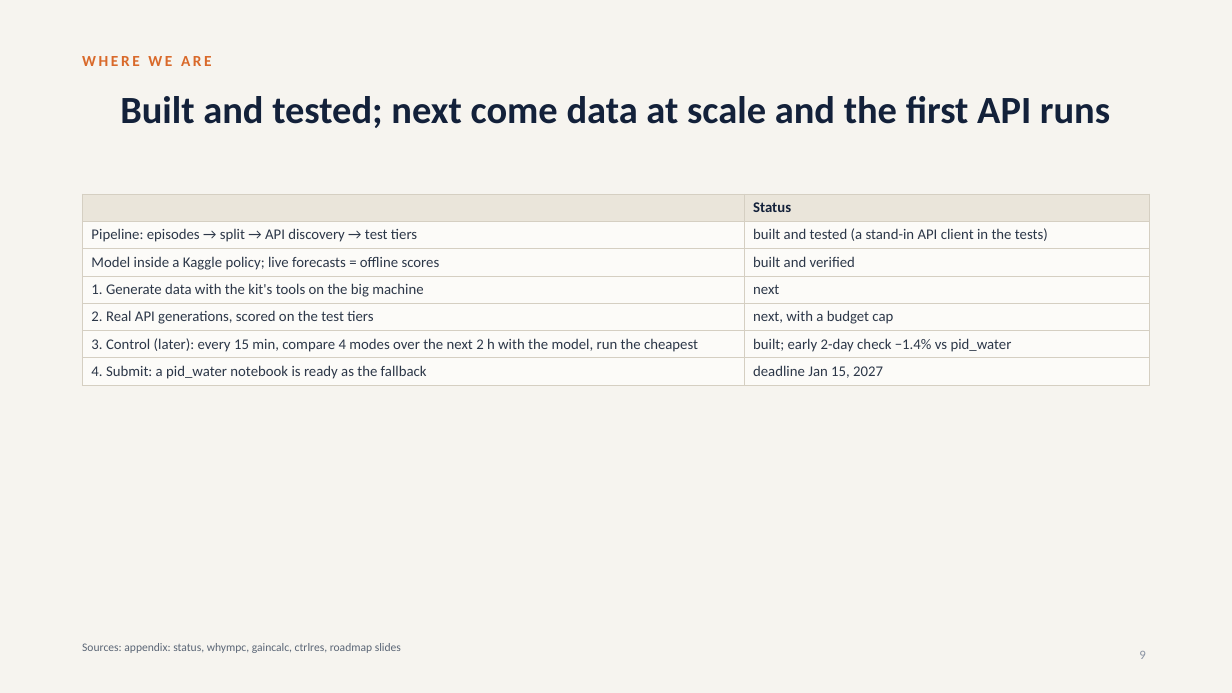
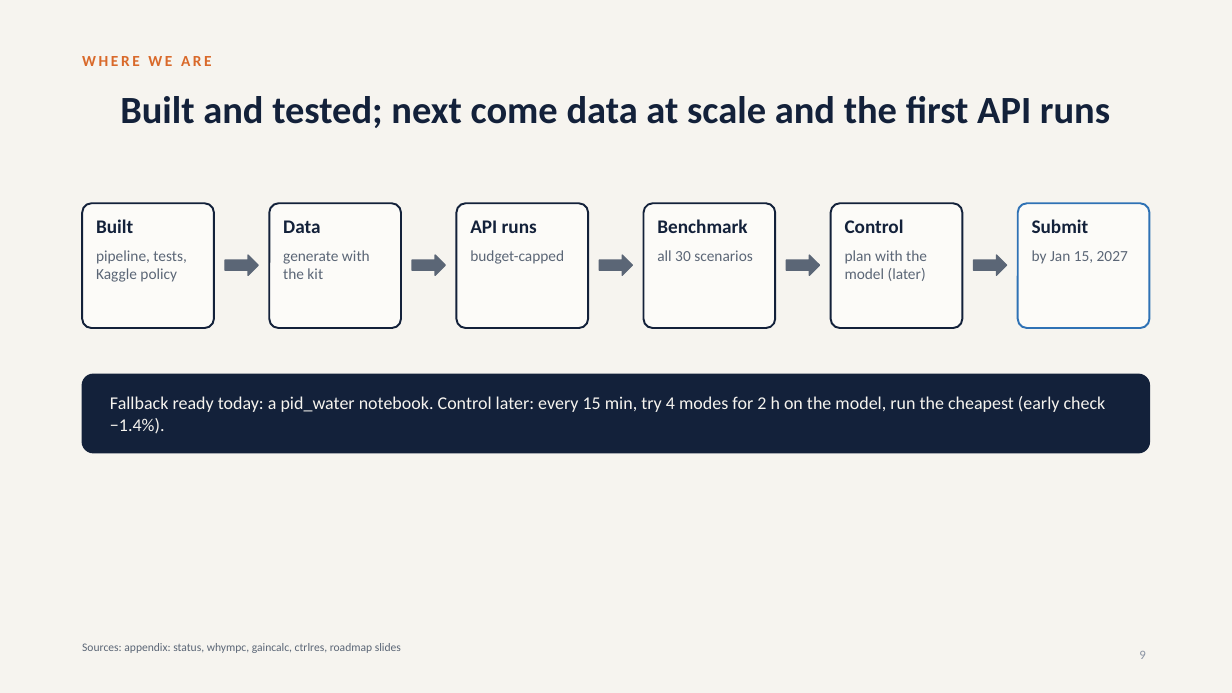
Before and after one commit to srivathsanb14/working-code, a slide deck: slide 9 of docs/One_Controller_for_Every_Building_meeting.pptx. Drawn at 1232x693 pixels with LibreOffice and Linux fonts; fonts in the diff are those of the drawing. Boxes give left, top, right and bottom in pixels: in the first picture for what was removed or moved away, otherwise in the second. Text is boxed around its words. In the diff, an @@ line names an element or a change of style, - is before the commit and + after.

```diff
--- a/docs/One_Controller_for_Every_Building_meeting.pptx
+++ b/docs/One_Controller_for_Every_Building_meeting.pptx
@@ table removed at [82,194,1150,383], 7 rows, 2 columns @@
- | Status
-Pipeline: episodes → split → API discovery → test tiers | built and tested (a stand-in API client in the tests)
-Model inside a Kaggle policy; live forecasts = offline scores | built and verified
-1. Generate data with the kit's tools on the big machine | next
-2. Real API generations, scored on the test tiers | next, with a budget cap
-3. Control (later): every 15 min, compare 4 modes over the next 2 h with the model, run the cheapest | built; early 2-day check −1.4% vs pid_water
-4. Submit: a pid_water notebook is ready as the fallback | deadline Jan 15, 2027
@@ rounded rectangle added at [82,203,214,328], fill #FCFBF8, outline #13213A 1.5 pt @@
@@ rounded rectangle added at [270,203,402,328], fill #FCFBF8, outline #13213A 1.5 pt @@
@@ rounded rectangle added at [457,203,589,328], fill #FCFBF8, outline #13213A 1.5 pt @@
@@ rounded rectangle added at [643,203,775,328], fill #FCFBF8, outline #13213A 1.5 pt @@
@@ rounded rectangle added at [831,203,963,328], fill #FCFBF8, outline #13213A 1.5 pt @@
@@ rounded rectangle added at [1019,203,1151,328], fill #FCFBF8, outline #2F72B5 1.5 pt @@
@@ text added at [96,219,133,233], 15 pt, text #13213A, bold @@
+Built
@@ text added at [283,220,320,233], 15 pt, text #13213A, bold @@
+Data
@@ text added at [470,220,537,233], 15 pt, text #13213A, bold @@
+API runs
@@ text added at [657,219,747,233], 15 pt, text #13213A, bold @@
+Benchmark
@@ text added at [845,219,904,233], 15 pt, text #13213A, bold @@
+Control
@@ text added at [1032,219,1089,233], 15 pt, text #13213A, bold @@
+Submit
@@ text added at [96,250,186,282], 12 pt, text #5B6676 @@
+pipeline, tests, Kaggle policy
@@ right arrow added at [226,255,259,275], fill #5B6676, outline #5B6676 1 pt @@
@@ text added at [283,250,370,279], 12 pt, text #5B6676 @@
+generate with the kit
@@ right arrow added at [412,255,445,275], fill #5B6676, outline #5B6676 1 pt @@
@@ text added at [470,250,564,264], 12 pt, text #5B6676 @@
+budget-capped
@@ right arrow added at [600,255,633,275], fill #5B6676, outline #5B6676 1 pt @@
@@ text added at [657,250,753,261], 12 pt, text #5B6676 @@
+all 30 scenarios
@@ right arrow added at [787,255,820,275], fill #5B6676, outline #5B6676 1 pt @@
@@ text added at [845,250,927,281], 12 pt, text #5B6676 @@
+plan with the model (later)
@@ right arrow added at [974,255,1007,275], fill #5B6676, outline #5B6676 1 pt @@
@@ text added at [1032,250,1128,264], 12 pt, text #5B6676 @@
+by Jan 15, 2027
@@ rounded rectangle added at [82,374,1150,453], fill #13213A, outline #13213A 1 pt @@
@@ text added at [110,396,1106,434], 14 pt, text #F6F4EF @@
+Fallback ready today: a pid_water notebook. Control later: every 15 min, try 4 modes for 2 h on the model, run the cheapest (early check −1.4%).
```
Also in this commit, not shown: 7 other slides changed, 5 other files.
